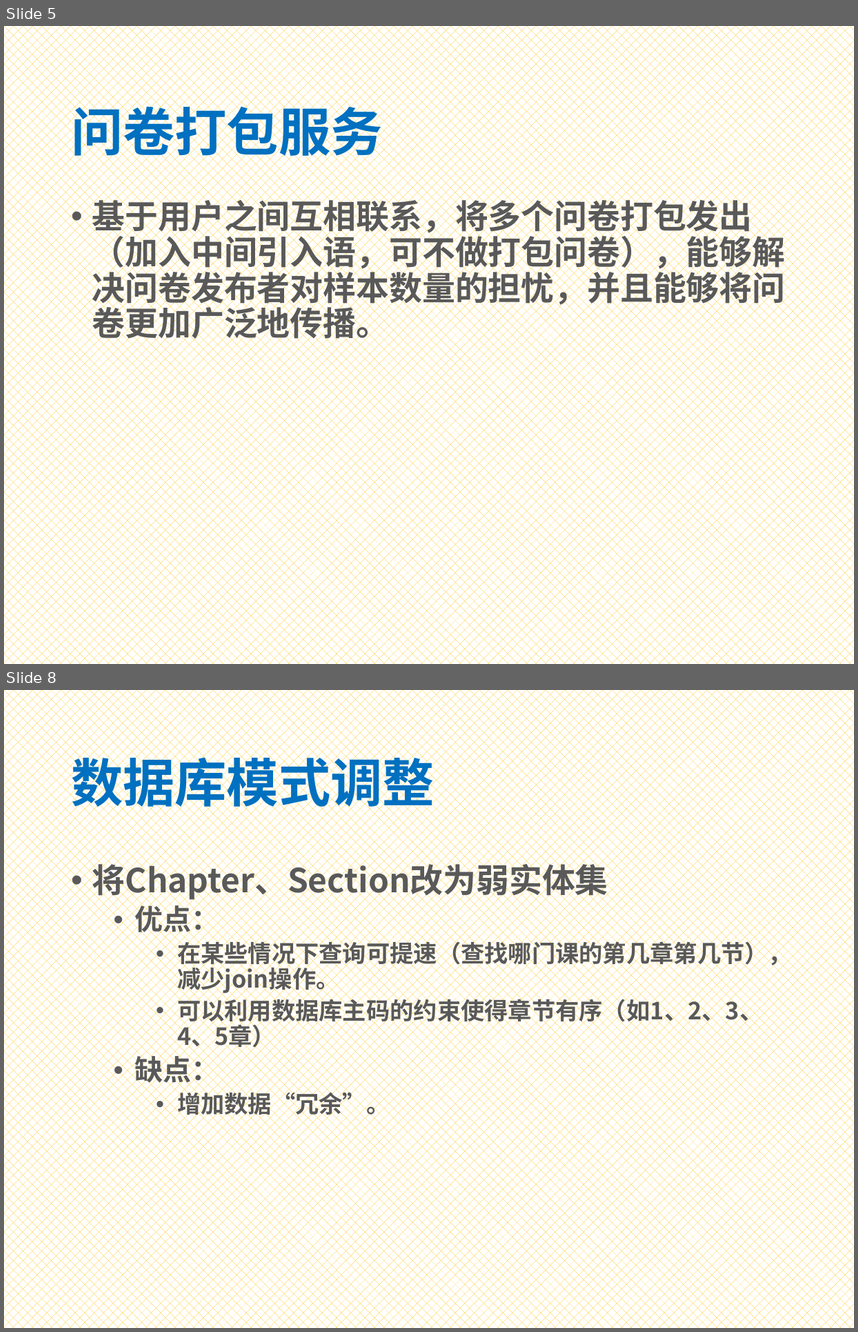
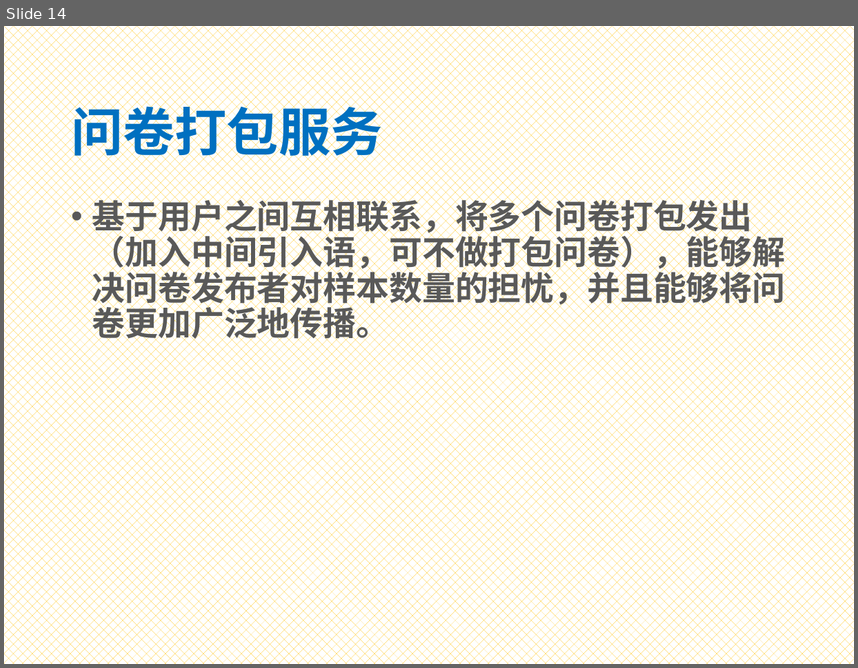
Before and after one commit to Bonjourz/to-simple, a slide deck: Presentation2 Template.pptx. Shown one above the other, each under a label of ours: slides 5 and 8 before the commit, slide 14 after it; the slides between them are not shown. The pictures are 858x1332 and 858x668 pixels, drawn with LibreOffice and Linux fonts; fonts in the diff are those of the drawing. Boxes give left, top, right and bottom in pixels: in the first picture for what was removed or moved away, otherwise in the second. Text is boxed around its words. In the diff, an @@ line names an element or a change of style, - is before the commit and + after.

```diff
--- a/Presentation2 Template.pptx
+++ b/Presentation2 Template.pptx
@@ slide 8 removed at bbox=[4, 690, 854, 1328], background pattern #FFC000 on #FFFFFF @@
@@ title removed at bbox=[71, 749, 435, 816] @@
-数据库模式调整
@@ text removed at bbox=[92, 858, 792, 1119] @@
-• 将Chapter、Section改为弱实体集
-  • 优点：
-    • 在某些情况下查询可提速（查找哪门课的第几章第几节），减少join操作。
-    • 可以利用数据库主码的约束使得章节有序（如1、2、3、4、5章）
-  • 缺点：
-    • 增加数据“冗余”。
@@ what was slide 5 is now slide 14 @@
```
Also in this commit, not shown: 2 slides changed, 19 slides added, 5 other slides removed.
